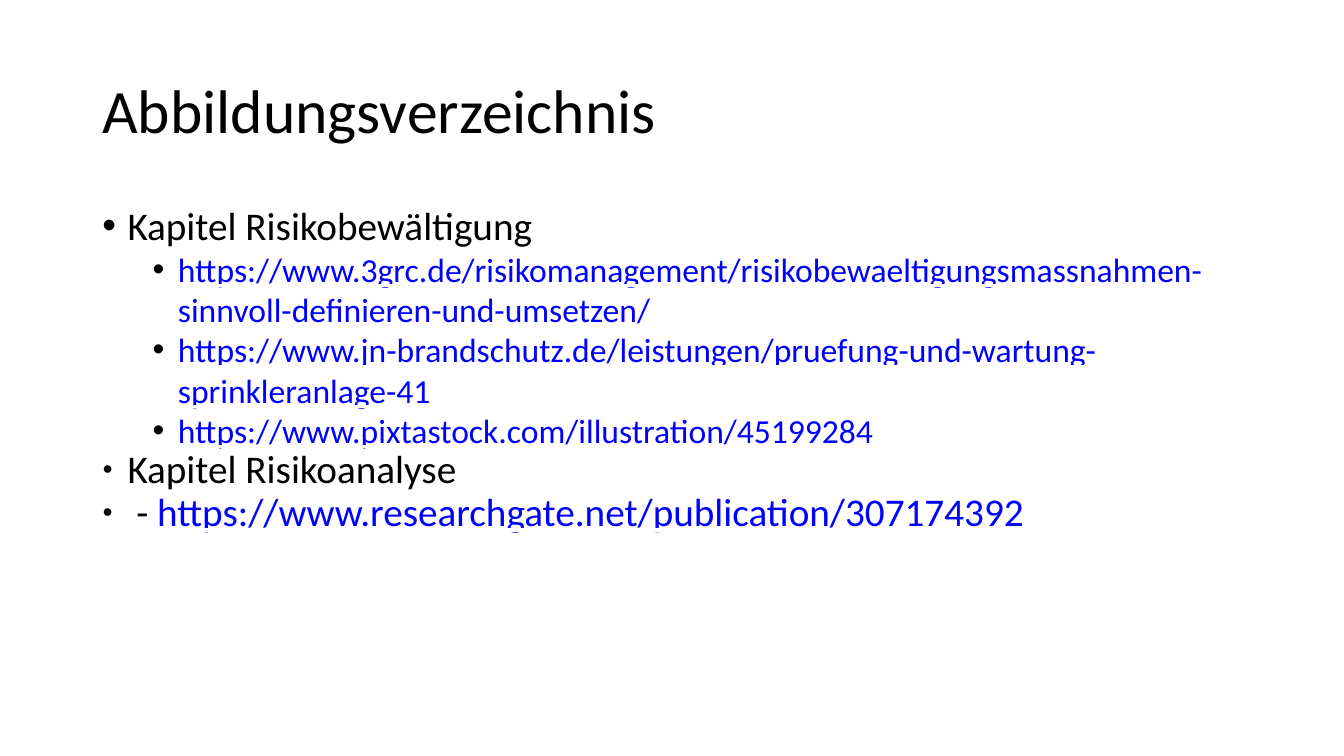
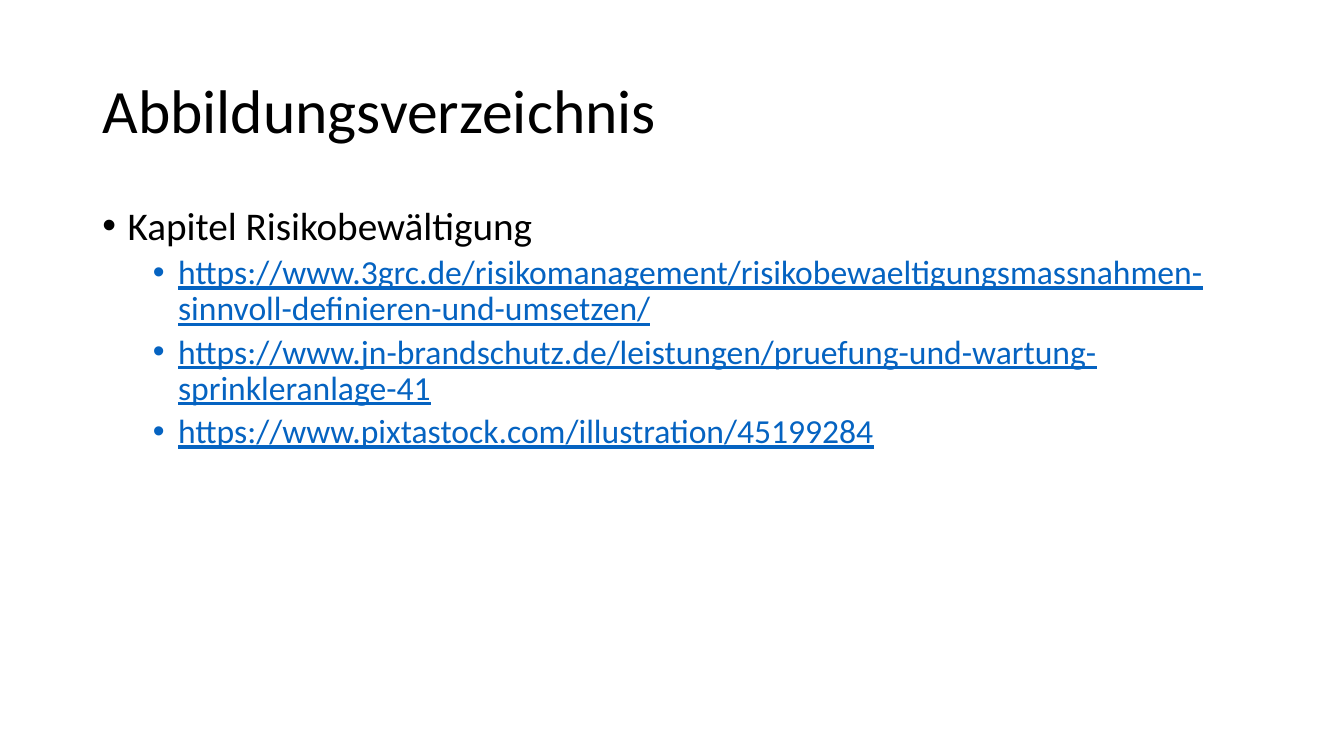
Before and after one commit to LennartDuemke/Sicherheit, a slide deck: slide 50 of Risikomanagement.pptx (slide 51 before the commit). Drawn at 1344x756 pixels with LibreOffice and Linux fonts; fonts in the diff are those of the drawing. Boxes give left, top, right and bottom in pixels: in the first picture for what was removed or moved away, otherwise in the second. Text is boxed around its words. In the diff, an @@ line names an element or a change of style, - is before the commit and + after.

```diff
--- a/Risikomanagement.pptx
+++ b/Risikomanagement.pptx
@@ text "Kapitel Risikobewältigung" at (x1=128, y1=212, x2=1202, y2=449): text colour #0000FF to #0563C1; more space between paragraphs; line spacing 1 to 0.9 @@
@@ text at (x1=128, y1=455, x2=1023, y2=533): paragraphs removed @@
-● Kapitel Risikoanalyse
-● - https://www.researchgate.net/publication/307174392
```
Also in this commit, not shown: 47 other slides changed, 1 slide removed.
